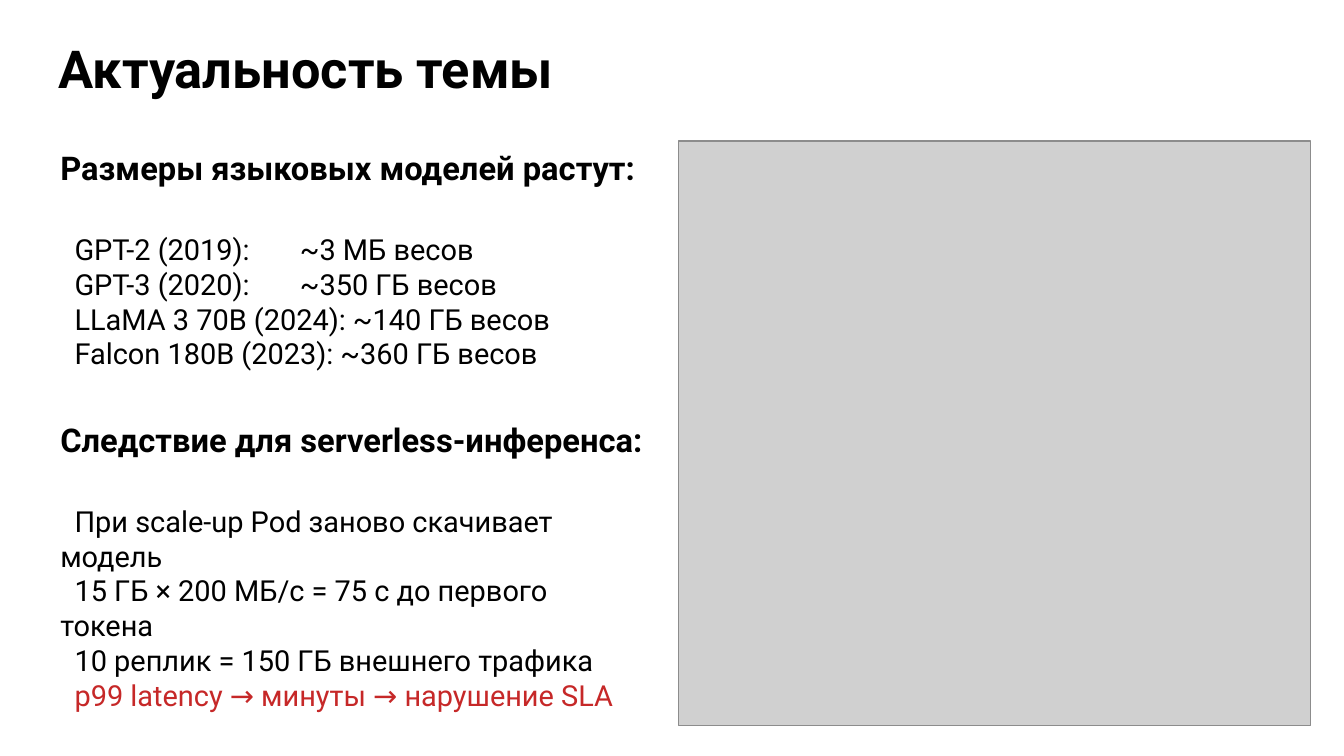
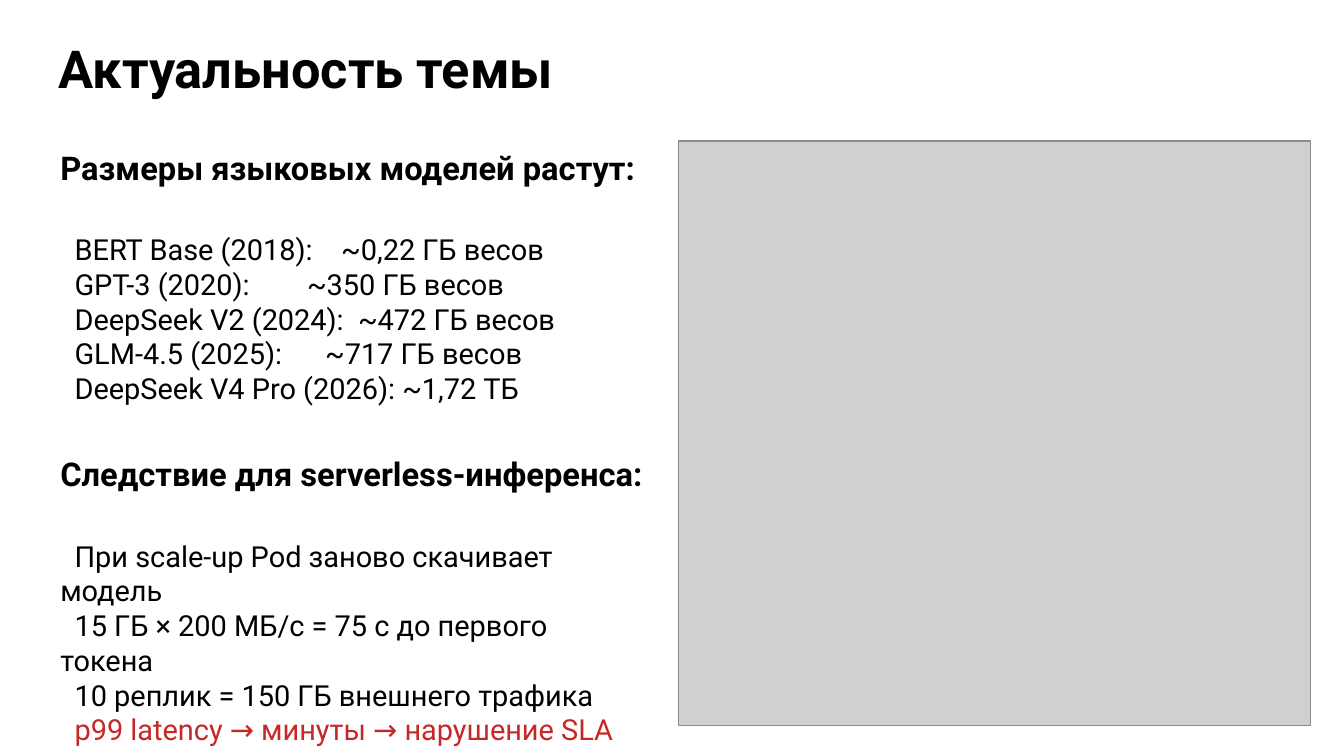
Before and after one commit to tenzm/diploma, a slide deck: slide 2 of pptx/final-pptx-v2.pptx. Drawn at 1344x756 pixels with LibreOffice and Linux fonts; fonts in the diff are those of the drawing; grey boxes stand for pictures. Boxes give left, top, right and bottom in pixels: in the first picture for what was removed or moved away, otherwise in the second. Text is boxed around its words. In the diff, an @@ line names an element or a change of style, - is before the commit and + after.

```diff
--- a/pptx/final-pptx-v2.pptx
+++ b/pptx/final-pptx-v2.pptx
@@ text at (75,237,544,267): text changed @@
-GPT-2 (2019): ~3 МБ весов
+BERT Base (2018): ~0,22 ГБ весов
@@ text at (75,307,555,406): text changed @@
-LLaMA 3 70B (2024): ~140 ГБ весов
-Falcon 180B (2023): ~360 ГБ весов
+DeepSeek V2 (2024): ~472 ГБ весов
+GLM-4.5 (2025): ~717 ГБ весов
+DeepSeek V4 Pro (2026): ~1,72 ТБ
```
Also in this commit, not shown: 45 other files.
